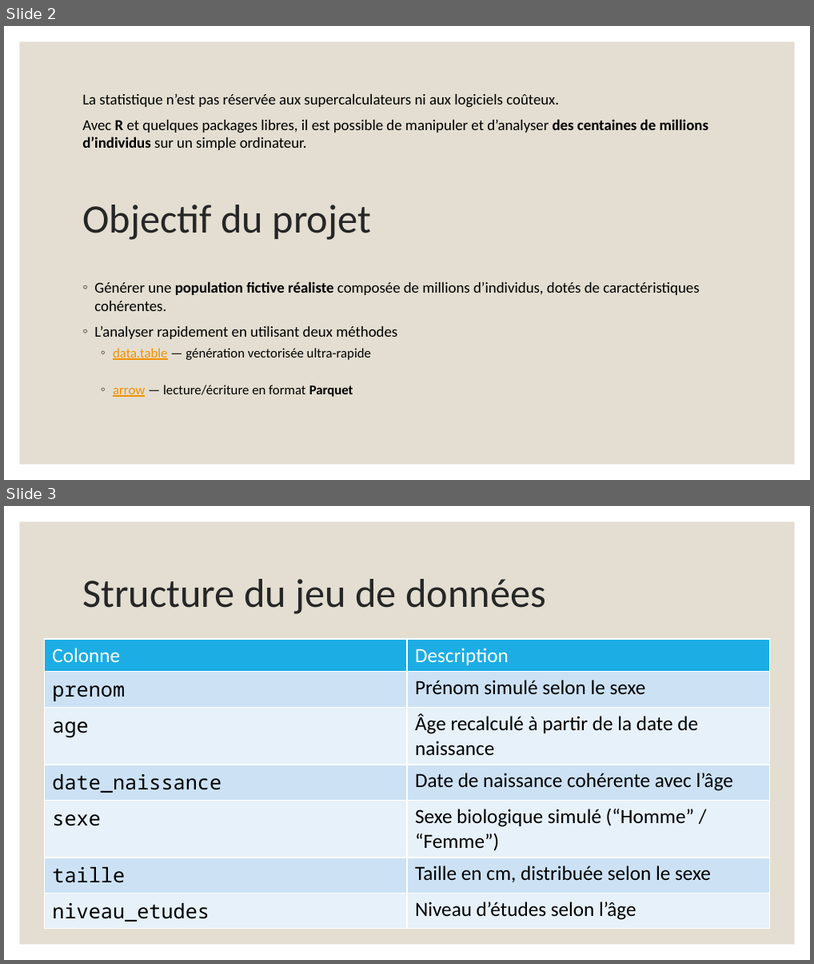
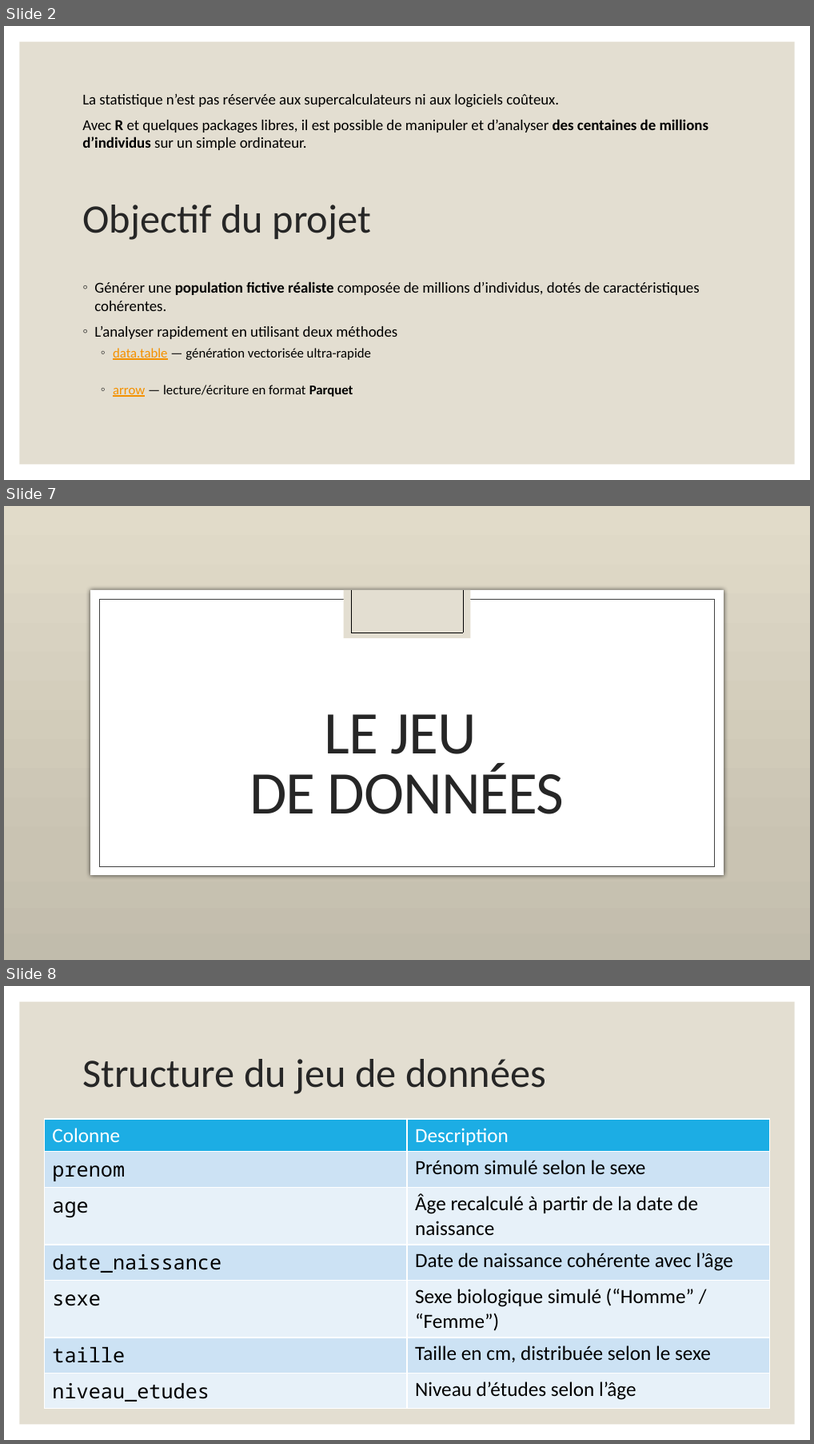
Before and after one commit to ISPF/100millions, a slide deck: presentation.pptx. Shown one above the other, each under a label of ours: slides 2 and 3 before the commit, slides 2, 7 and 8 after it; the slides between them are not shown. The pictures are 814x964 and 814x1444 pixels, drawn with LibreOffice and Linux fonts; fonts in the diff are those of the drawing; background and template pictures are left out. Boxes give left, top, right and bottom in pixels: in the first picture for what was removed or moved away, otherwise in the second. Text is boxed around its words. In the diff, an @@ line names an element or a change of style, - is before the commit and + after.

```diff
--- a/presentation.pptx
+++ b/presentation.pptx
@@ slide 7 added at <box>4,506,810,960</box>, background picture (left out) @@
@@ rectangle added at <box>90,590,723,875</box>, fill #FFFFFF @@
@@ rectangle added at <box>100,600,714,867</box>, outline #404040 0.5 pt @@
@@ rectangle added at <box>343,590,470,638</box>, fill #E3DED1 @@
@@ line added from (351, 590) to (351, 632), #000000 0.5 pt @@
@@ line added from (463, 590) to (463, 632), #000000 0.5 pt @@
@@ line added from (351, 632) to (463, 632), #000000 0.5 pt @@
@@ title added at <box>250,714,565,814</box>, 54 pt, text #262626 @@
+LE JEU
+DE DONNÉES
@@ what was slide 3 is now slide 8 @@
```
Also in this commit, not shown: 4 other slides added, 1 other file.
